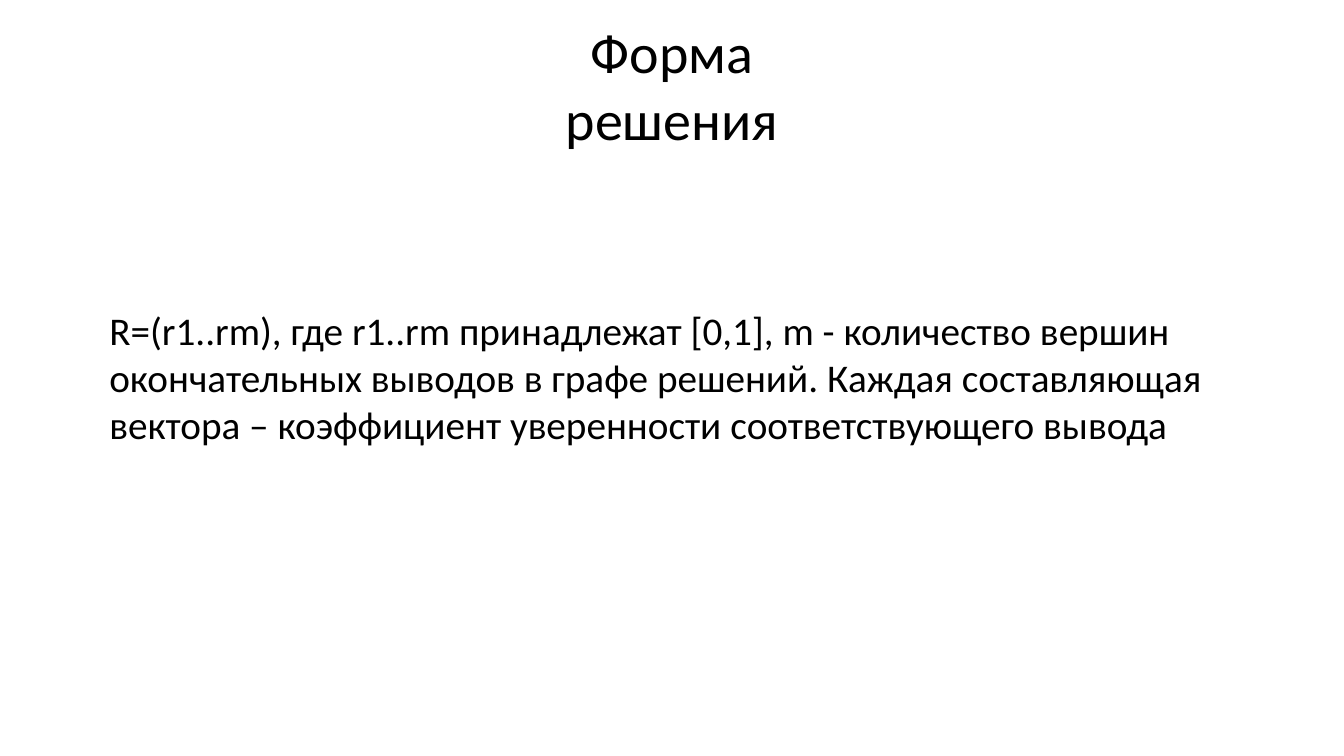
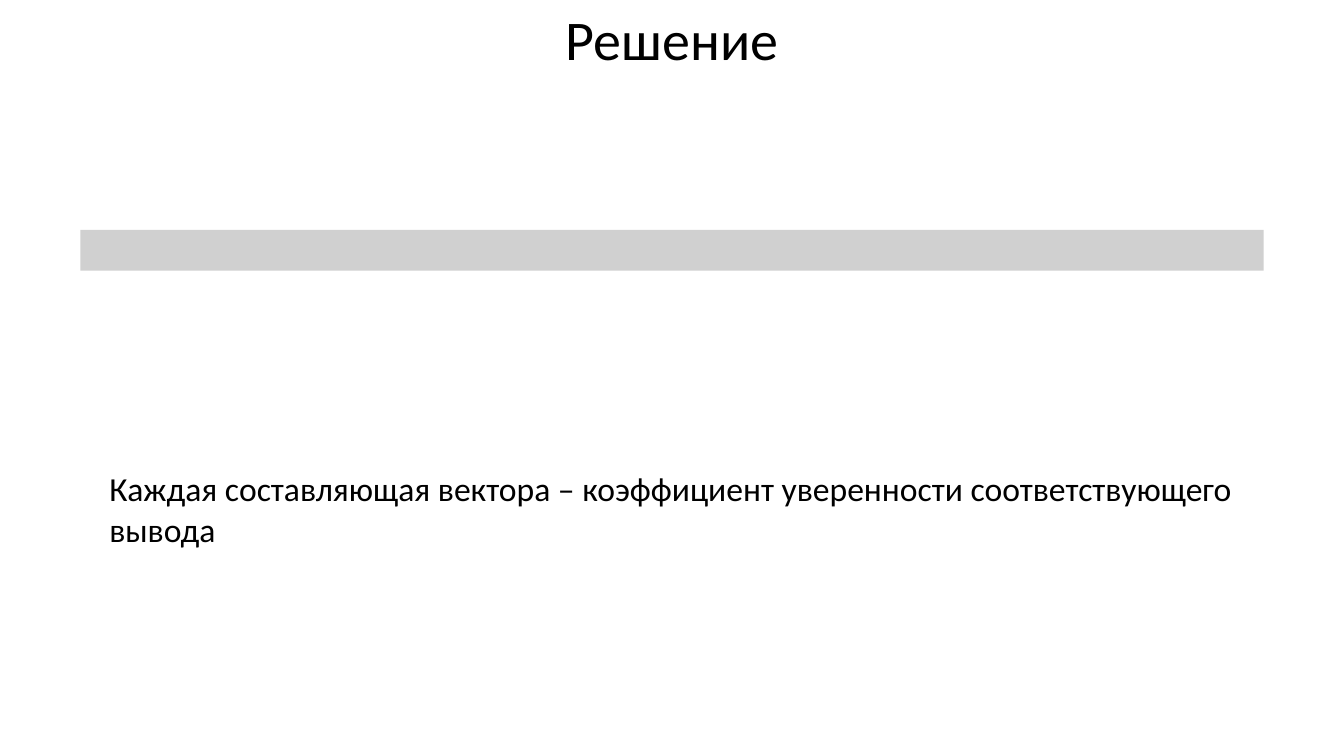
Before and after one commit to sevoster/hybrid-decision-making-system, a slide deck: slide 14 of docs/Синтетическая Презентация.pptx. Drawn at 1344x756 pixels with LibreOffice and Linux fonts; fonts in the diff are those of the drawing; grey boxes stand for pictures. Boxes give left, top, right and bottom in pixels: in the first picture for what was removed or moved away, otherwise in the second. Text is boxed around its words. In the diff, an @@ line names an element or a change of style, - is before the commit and + after.

```diff
--- a/docs/Синтетическая Презентация.pptx
+++ b/docs/Синтетическая Презентация.pptx
@@ text at (566, 24, 779, 61): text changed @@
-Форма решения
+Решение
@@ picture added at (81, 230, 1264, 270) @@
@@ text at (109, 478, 1232, 548): text changed; size 28 to 24 pt @@
-R=(r1..rm), где r1..rm принадлежат [0,1], m - количество вершин окончательных выводов в графе решений. Каждая составляющая вектора – коэффициент уверенности соответствующего вывода
+Каждая составляющая вектора – коэффициент уверенности соответствующего вывода
```
Also in this commit, not shown: 18 other slides changed, 1 slide added, 1 slide removed, 2 other files.
